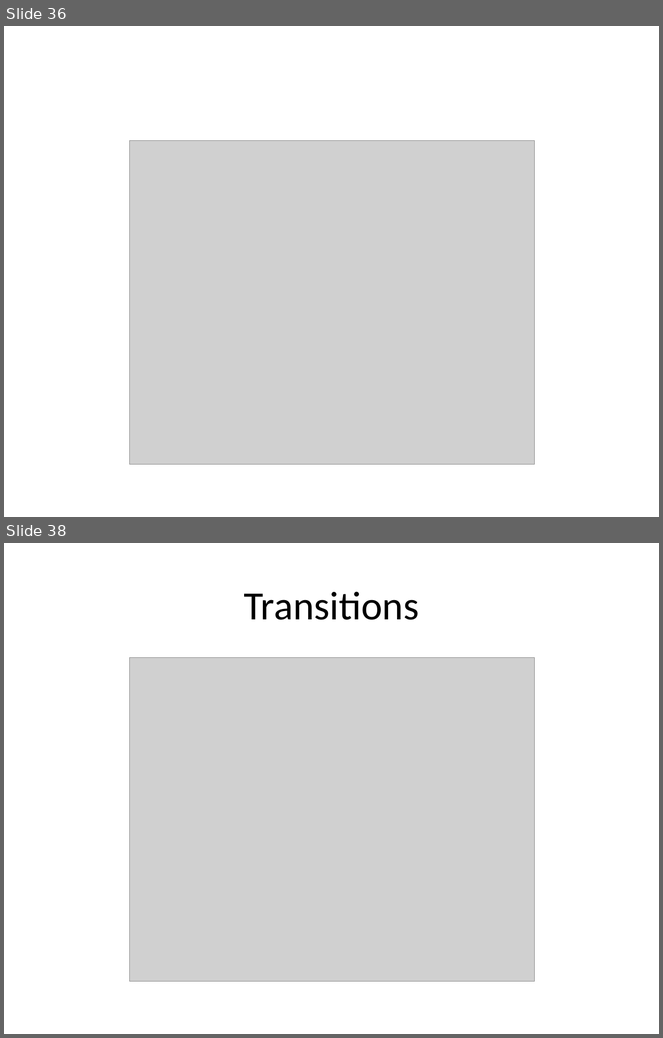
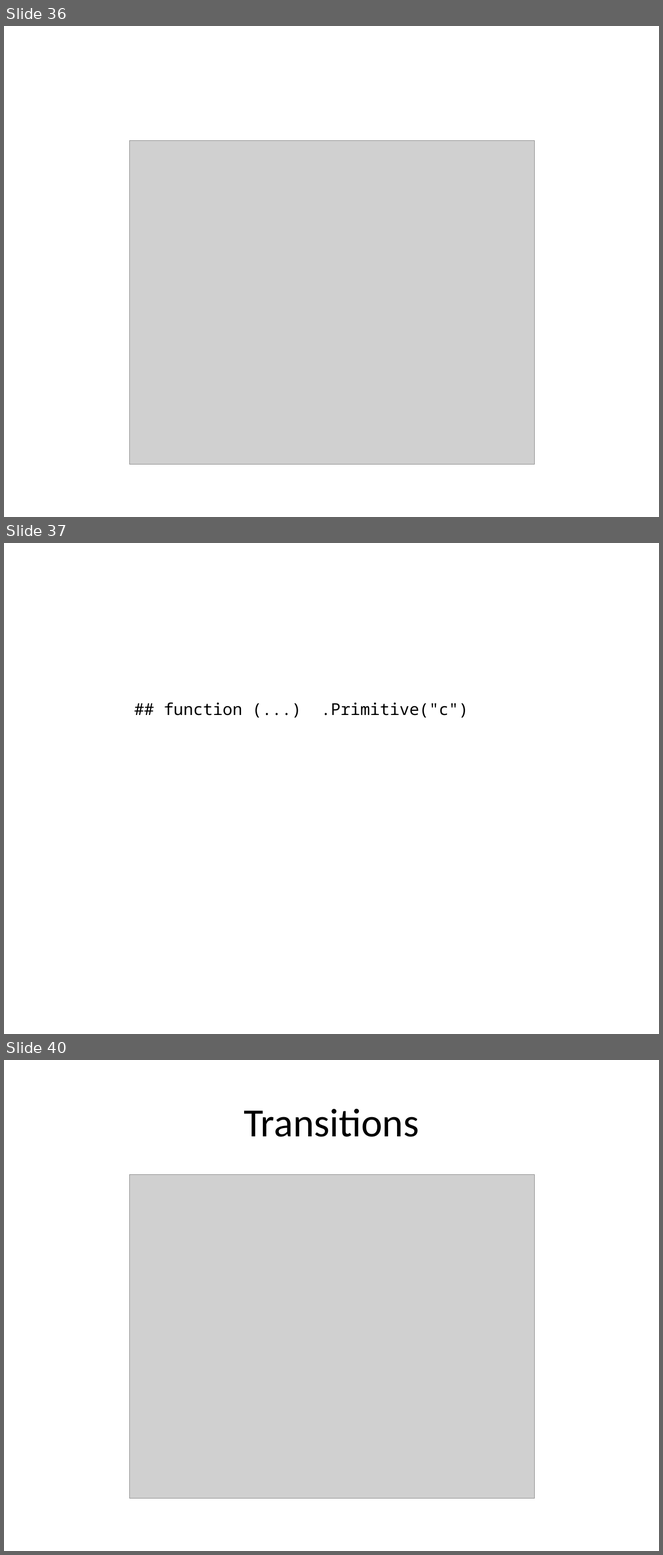
Before and after one commit to pmean/data-visualization, a slide deck: data-viz-02/src/data-visualization-02-bars.pptx. Shown one above the other, each under a label of ours: slides 36 and 38 before the commit, slides 36, 37 and 40 after it; the slides between them are not shown. The pictures are 663x1038 and 663x1555 pixels, drawn with LibreOffice and Linux fonts; fonts in the diff are those of the drawing; grey boxes stand for pictures. Boxes give left, top, right and bottom in pixels: in the first picture for what was removed or moved away, otherwise in the second. Text is boxed around its words. In the diff, an @@ line names an element or a change of style, - is before the commit and + after.

```diff
--- a/data-viz-02/src/data-visualization-02-bars.pptx
+++ b/data-viz-02/src/data-visualization-02-bars.pptx
@@ slide 37 added at [4, 543, 659, 1034], background #FFFFFF @@
@@ text added at [164, 703, 469, 718], 18 pt, text #000000 @@
+## function (...) .Primitive("c")
@@ what was slide 38 is now slide 40 @@
```
Also in this commit, not shown: 1 slide changed, 1 other slide added, 1 other file.
